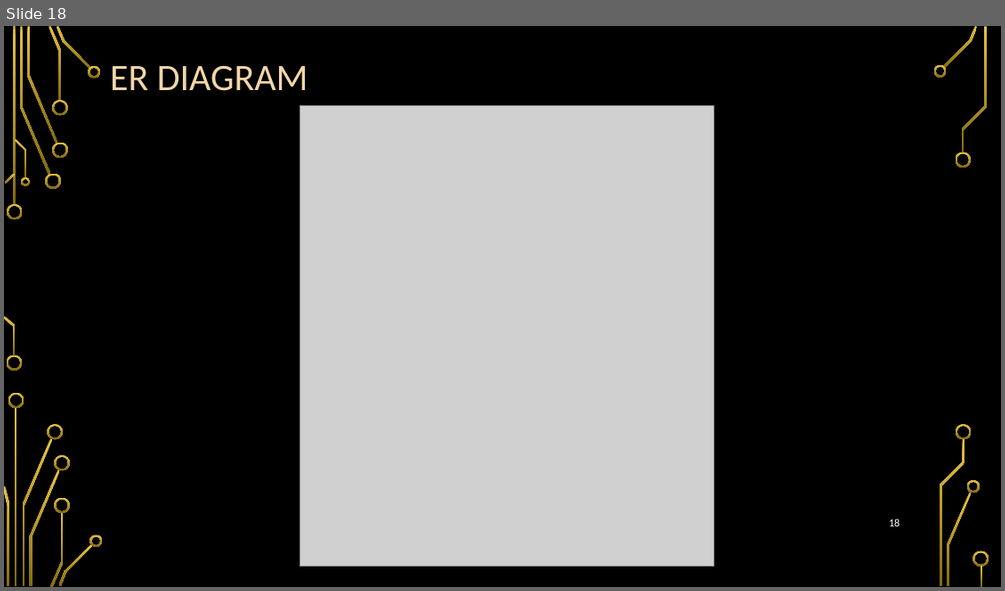
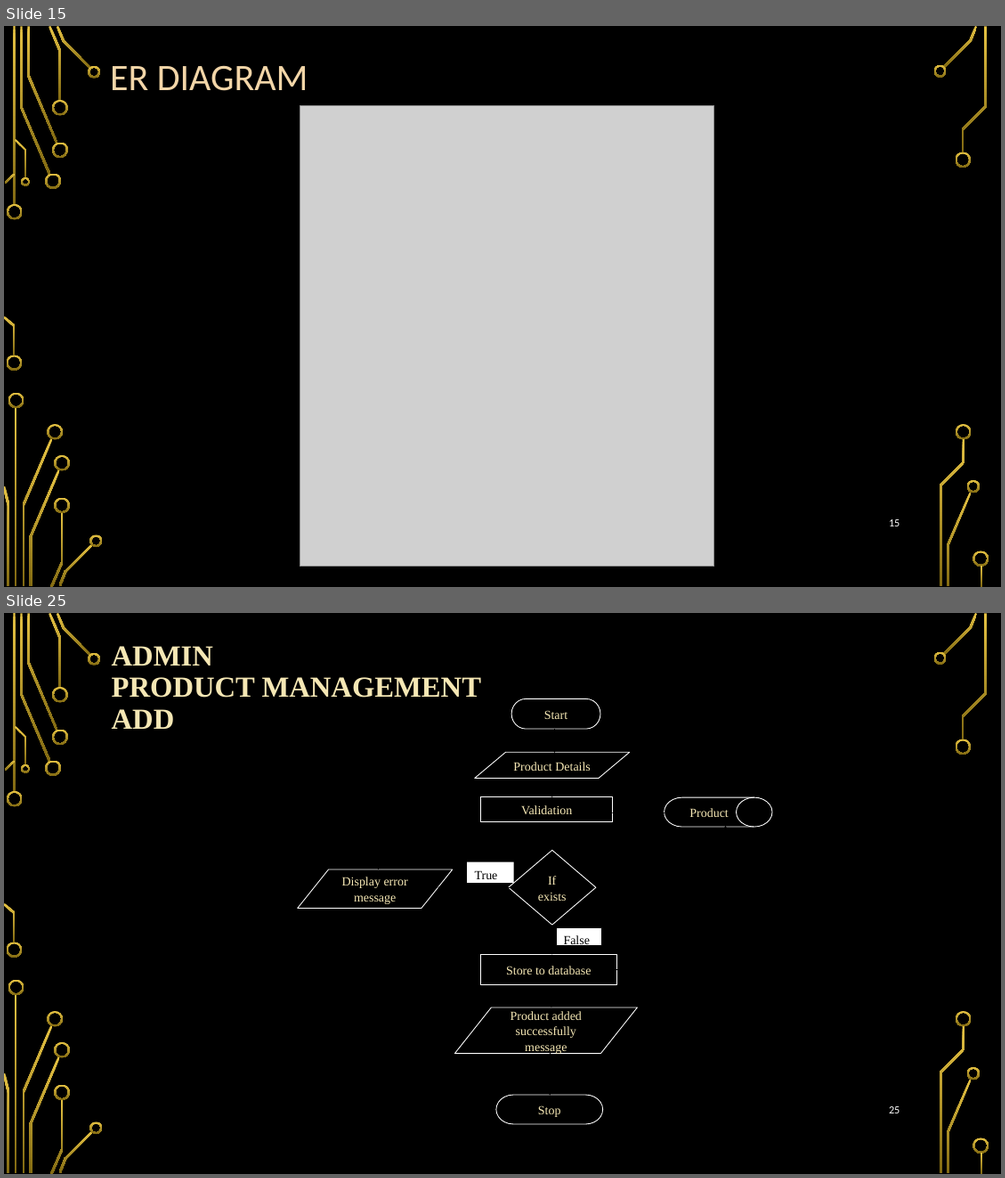
Before and after one commit to sarveshbhat/Clgproject-BCK, a slide deck: database ppt.pptx. Shown one above the other, each under a label of ours: slide 18 before the commit, slides 15 and 25 after it; the slides between them are not shown. The pictures are 1005x591 and 1005x1178 pixels, drawn with LibreOffice and Linux fonts; fonts in the diff are those of the drawing; grey boxes stand for pictures; background and template pictures are left out. Boxes give left, top, right and bottom in pixels: in the first picture for what was removed or moved away, otherwise in the second. Text is boxed around its words. In the diff, an @@ line names an element or a change of style, - is before the commit and + after.

```diff
--- a/database ppt.pptx
+++ b/database ppt.pptx
@@ slide 25 added at (4,613,1001,1174), background picture (left out); not listed: 36 template elements that a slide beside it also shows @@
@@ title added at (112,646,482,729), 28 pt, text #F5E7B4, bold @@
+ADMIN
+PRODUCT MANAGEMENT
+ADD
@@ group added at (298,699,773,1124): 10 arrows, 4 rectangles, 3 flow chart input outputs, 2 pill shapes, 2 lines, 1 flow chart magnetic drum, 1 diamond @@
+Start
+Product Details
+Validation
+Product
+Display error message
+If exists
+Store to database
+Product added successfully message
+Stop
+True
+False
@@ page number added at (889,1106,899,1113), 10.5 pt, text #FFFFFF @@
+25
@@ what was slide 18 is now slide 15 @@
```
Also in this commit, not shown: 3 slides changed, 25 other slides added, 5 slides removed, 16 other files.
